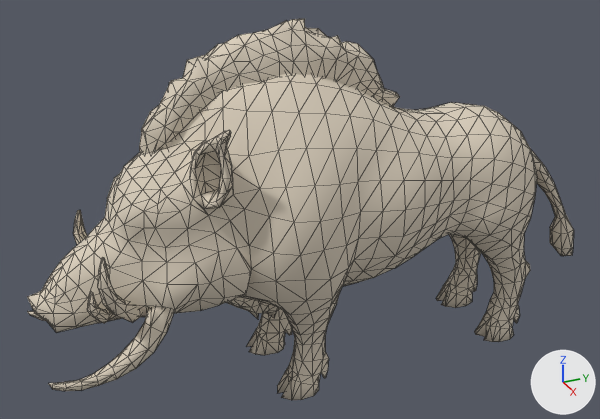
An edit to the glTF model public/assets/unit-models/237-gullinbursticlassical.glb, drawn before and after from the same camera.
One viewpoint serves both versions: a 50 mm camera at (6.6, -3.71, 5.06) aimed at (-0.14, -0.68, 1.69). Every picture has the same lights, and +X, +Y and +Z are marked at lower right. The first picture is the older version. Mesh edges are drawn as thin lines. Vertices at exactly the same position are counted once.
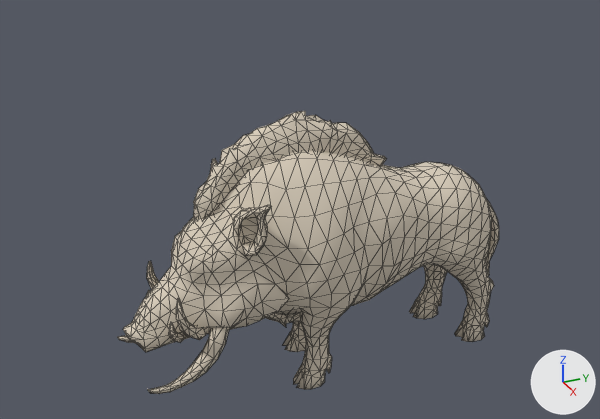
Location of each change, (x1, y1, x2, y2) in pixels of the pictures (600 x 419 px; the box of a moved part takes in the faces that stretch with it):
'Mesh_0', reshaped (30% narrower, 26% shorter): before (27, 19, 574, 400); after (117, 111, 499, 394)
part 1 of me_mesh_0, moved or reshaped: before (48, 307, 175, 391); after (147, 327, 229, 394)
part 2 of me_mesh_0, moved or reshaped (mostly hidden): before (27, 311, 46, 321); after (117, 335, 134, 343)
part 3 of me_mesh_0, moved or reshaped: before (98, 257, 143, 322); after (176, 298, 206, 340)
part 4 of me_mesh_0, moved or reshaped: before (73, 210, 87, 245); after (147, 261, 159, 290)
part 5 of me_mesh_0, moved or reshaped: before (87, 291, 115, 323); after (169, 322, 187, 342)
part 6 of me_mesh_0, moved or reshaped: before (27, 19, 574, 400); after (123, 111, 499, 389)

The edits, one by one:
me_mesh_0 is used by ob_mesh_0; location (0.0, 0.0, 0.0).
me_mesh_0 had 1797 vertices, 3437 faces and spanned x -0.94..0.94, y -3.3..2.77, z 0.01..3.57.
me_mesh_0 now has 1797 vertices, 3437 faces and spans x -0.74..0.64, y -2.52..1.63, z -0.01..2.72.
me_mesh_0 part 1: the loose piece of 60 vertices spanning x 0.33..0.66, y -3.28..-2.11, z 0.75..1.47 is multiplied about its middle by the matrix ((0.768, -0.043, 0.005), (0.043, 0.765, -0.066), (-0.001, 0.066, 0.766)), then moved by (-0.13, 0.68, -0.41).
me_mesh_0 part 2: the loose piece of 60 vertices spanning x -0.66..-0.33, y -3.28..-2.11, z 0.75..1.47 is multiplied about its middle by the matrix ((0.768, -0.043, 0.005), (0.043, 0.765, -0.066), (-0.001, 0.066, 0.766)), then moved by (0.1, 0.63, -0.41).
me_mesh_0 part 3: the loose piece of 45 vertices spanning x 0.25..0.59, y -2.78..-2.38, z 1.17..1.92 is multiplied about its middle by the matrix ((0.768, -0.043, 0.005), (0.043, 0.765, -0.066), (-0.001, 0.066, 0.766)), then moved by (-0.11, 0.62, -0.5).
me_mesh_0 part 4: the loose piece of 45 vertices spanning x -0.59..-0.25, y -2.78..-2.38, z 1.17..1.92 is multiplied about its middle by the matrix ((0.768, -0.043, 0.005), (0.043, 0.765, -0.066), (-0.001, 0.066, 0.766)), then moved by (0.08, 0.58, -0.5).
me_mesh_0 part 5: the loose piece of 38 vertices spanning x 0.2..0.46, y -2.87..-2.6, z 1.16..1.57 is multiplied about its middle by the matrix ((0.768, -0.043, 0.005), (0.043, 0.765, -0.066), (-0.001, 0.066, 0.766)), then moved by (-0.08, 0.66, -0.47).
me_mesh_0 part 6: 1511 of 1797 vertices moved; they spanned x -0.94..0.94, y -3.3..2.77, z 0.01..3.57 and now span x -0.74..0.64, y -2.52..1.63, z -0.01..2.72; mean shift (-0.02, 0.07, -0.41); largest move (-0.01, 2.77, 0.51) -> (-0.16, 1.58, 0.2).
Other edits to the shape of me_mesh_0 do not show in these pictures.
